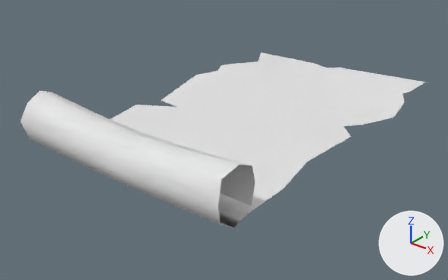
What one commit did to the OBJ model VR_2024/Assets/Models/Map.obj.
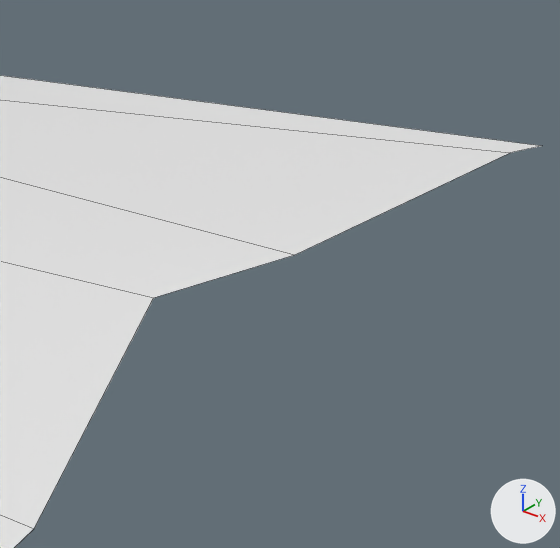
Old and new are each drawn whole from a camera (50 mm lens) standing at (2.119, -2.897, 3.069) and looking at (-0.056, -0.178, 1.383) and again close up from a camera (50 mm lens) standing at (0.841, 0.716, 1.675) and looking at (0.567, 1.058, 1.463). Arrows for +X, +Y and +Z are at lower right; the lights stay in place. The close-ups show mesh edges as thin lines. Where no turn or scale is listed for an object, it has been applied to the vertices.
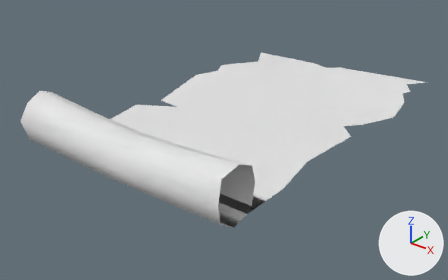
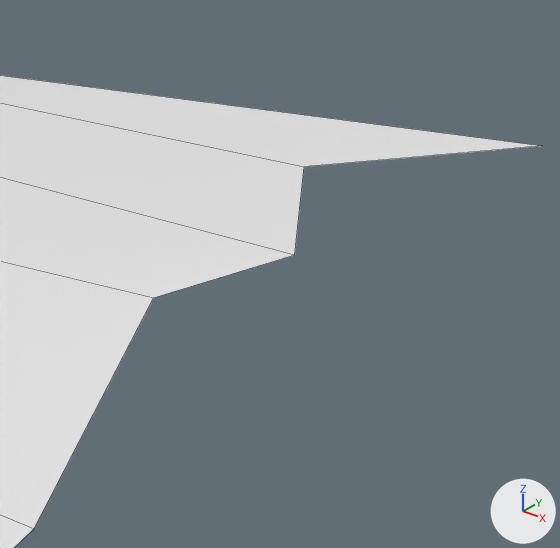
The newer file is also turned or shifted as a whole; pictures and numbers use the older file's frame.

Location of each change, (x1, y1, x2, y2) in pixels of the close-ups (560 x 548 px; the box of a moved part takes in the faces that stretch with it):
'Grid', reshaped
    before: (0, 75, 540, 548)
    after: (0, 75, 539, 548)
part 1 of me_grid, moved or reshaped
    before: (0, 75, 540, 255)
    after: (0, 75, 539, 255)

The change, as a diff of the scene's bpy script:
```diff
--- a/VR_2024/Assets/Models/Map.obj.py
+++ b/VR_2024/Assets/Models/Map.obj.py
@@ me_grid @@
 me_grid.from_pydata(...)  # 94 vertices, 70 faces; spans x -0.74..0.71, y -1.17..1.2, z 1.48..1.81
 # used by ob_grid; location = (0.0, 0.0, 0.0)
-me_grid.vertices[92].co = (0.66, 1.18, 1.53)  # pixel (510, 152)
+# me_grid part 1
+me_grid.vertices[92].co = (0.57, 1.09, 1.53)  # pixel (304, 166)
```
